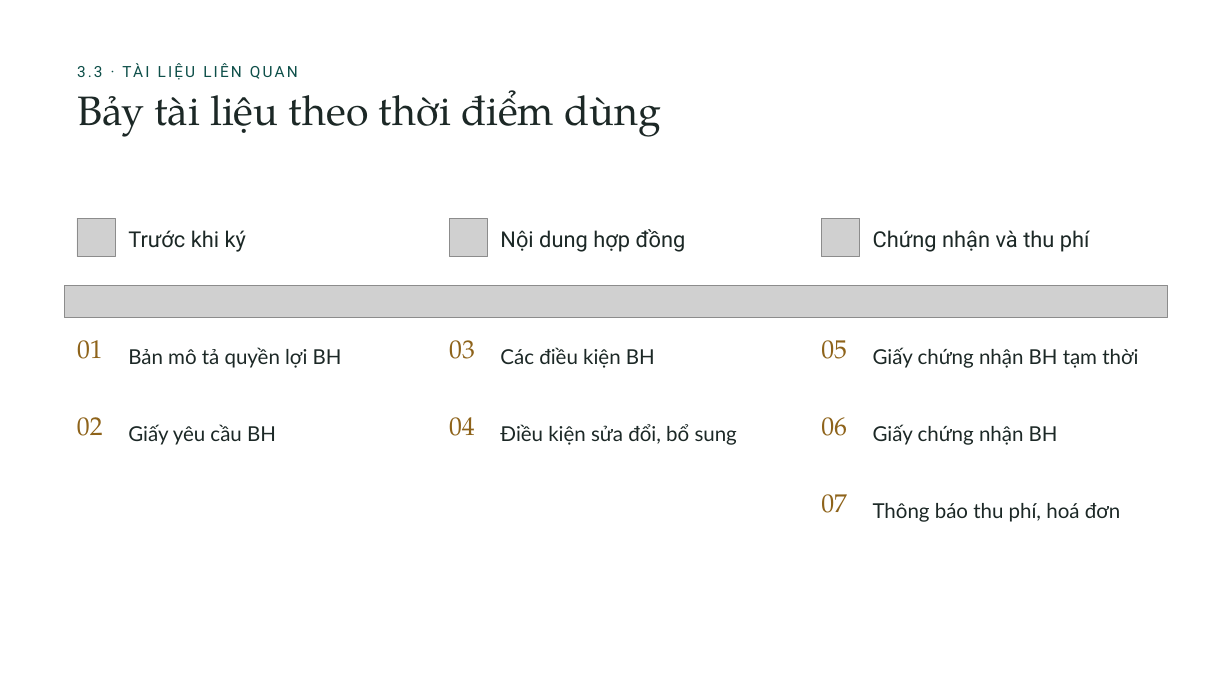
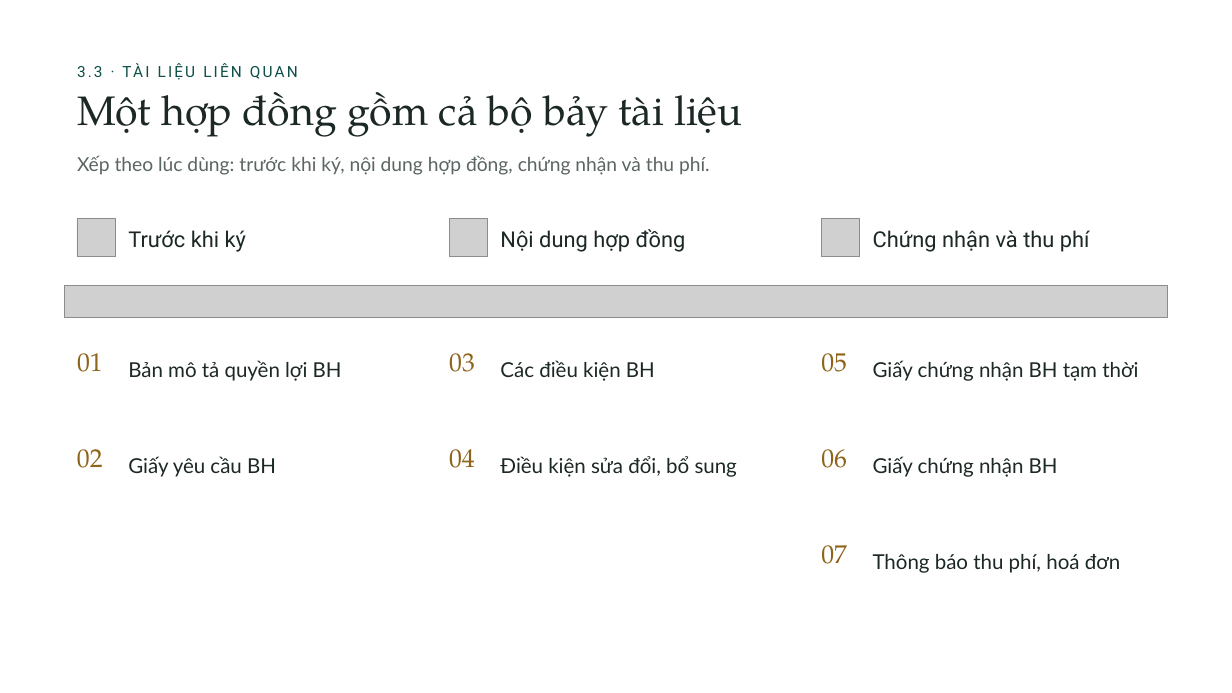
Before and after one commit to tranquanghaofake-dotcom/Law, a slide deck: slide 22 of docs/bai/ch3-bao-hiem-thuong-mai/bao-hiem-thuong-mai.pptx. Drawn at 1232x693 pixels with LibreOffice and Linux fonts; fonts in the diff are those of the drawing; grey boxes stand for pictures; background and template pictures are left out. Boxes give left, top, right and bottom in pixels: in the first picture for what was removed or moved away, otherwise in the second. Text is boxed around its words. In the diff, an @@ line names an element or a change of style, - is before the commit and + after.

```diff
--- a/docs/bai/ch3-bao-hiem-thuong-mai/bao-hiem-thuong-mai.pptx
+++ b/docs/bai/ch3-bao-hiem-thuong-mai/bao-hiem-thuong-mai.pptx
@@ title at [77,92,742,137]: text changed @@
-Bảy tài liệu theo thời điểm dùng
+Một hợp đồng gồm cả bộ bảy tài liệu
@@ text added at [77,155,710,175], 15 pt, text #5B6663 @@
+Xếp theo lúc dùng: trước khi ký, nội dung hợp đồng, chứng nhận và thu phí.
@@ 3 texts: place and size @@
-3 texts at [77,340,847,359]
+3 texts at [77,353,847,372]
@@ 3 texts: place and size @@
-3 texts at [128,347,1138,368]
+3 texts at [128,360,1138,381]
@@ 6 texts: place and size @@
-6 texts at [77,417,1058,445]
+6 texts at [77,449,1058,477]
@@ text "07": place and size @@
-text "07" at [821,494,847,513]
+text "07" at [821,545,847,564]
@@ text "Thông báo thu phí, hoá ...": place and size @@
-text "Thông báo thu phí, hoá ..." at [873,503,1120,522]
+text "Thông báo thu phí, hoá ..." at [873,554,1120,573]
```
Also in this commit, not shown: 30 other slides changed, 18 other files.
